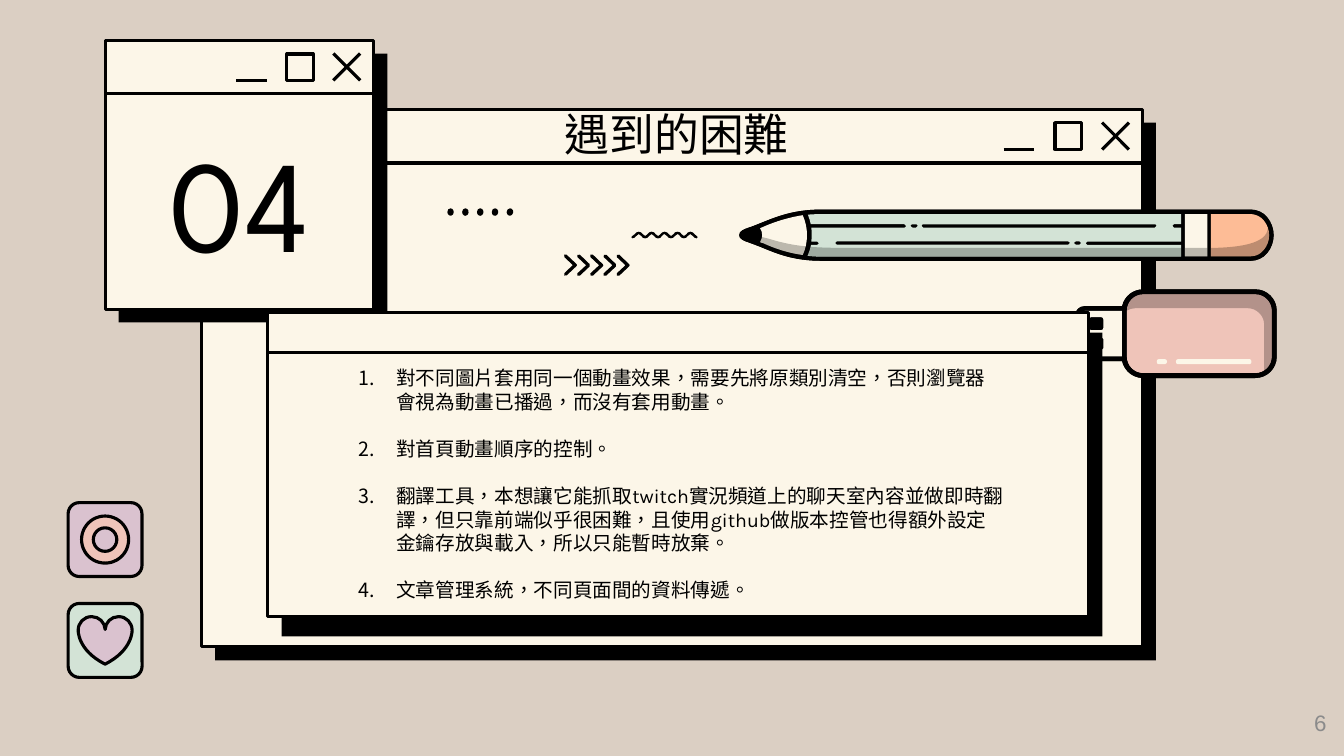
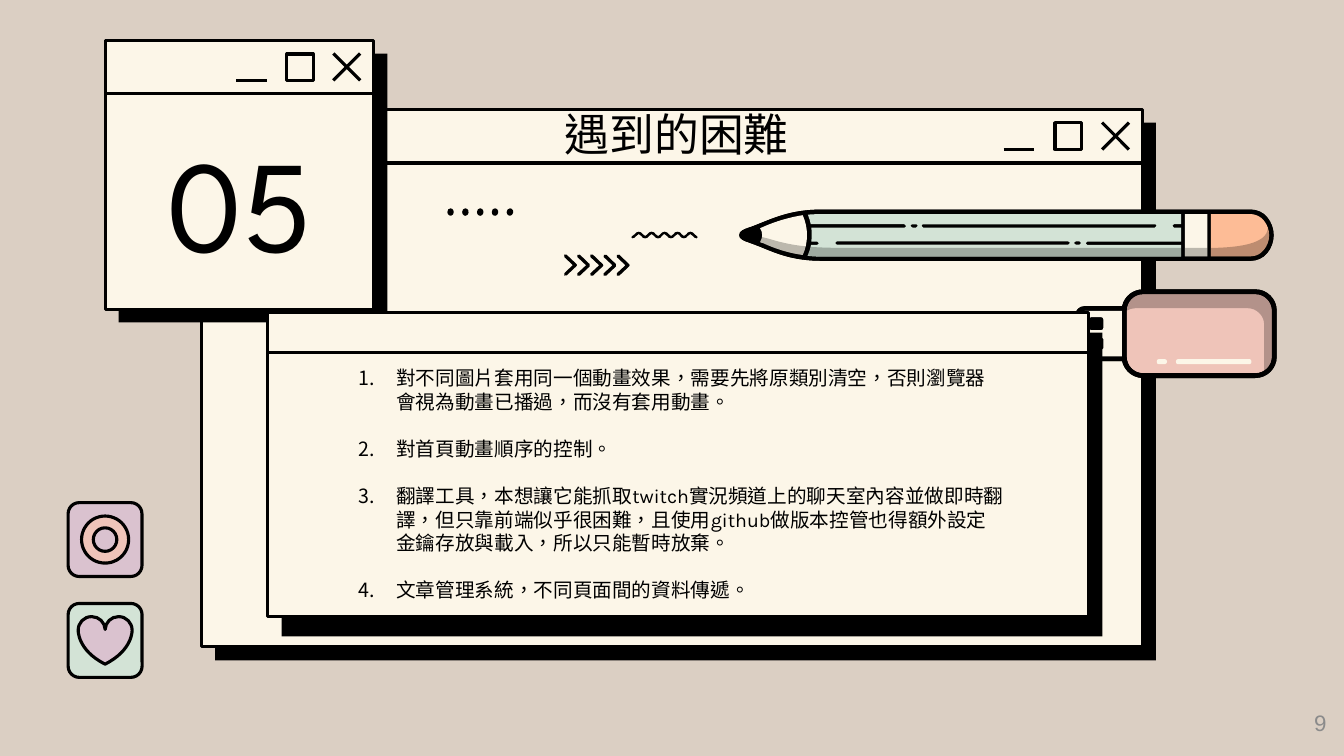
Before and after one commit to tim93009/iSpan_Midterm-Project, a slide deck: slide 9 of 簡報檔/midterm project_chang.pptx (slide 6 before the commit). Drawn at 1344x756 pixels with LibreOffice and Linux fonts; fonts in the diff are those of the drawing; background and template pictures are left out. Boxes give left, top, right and bottom in pixels: in the first picture for what was removed or moved away, otherwise in the second. Text is boxed around its words. In the diff, an @@ line names an element or a change of style, - is before the commit and + after.

```diff
--- a/簡報檔/midterm project_chang.pptx
+++ b/簡報檔/midterm project_chang.pptx
@@ title at (x1=167, y1=164, x2=312, y2=254): text changed @@
-04
+05
@@ page number at (x1=1314, y1=715, x2=1326, y2=731): text changed @@
-6
+9
```
Also in this commit, not shown: 3 other slides changed, 3 slides added.
